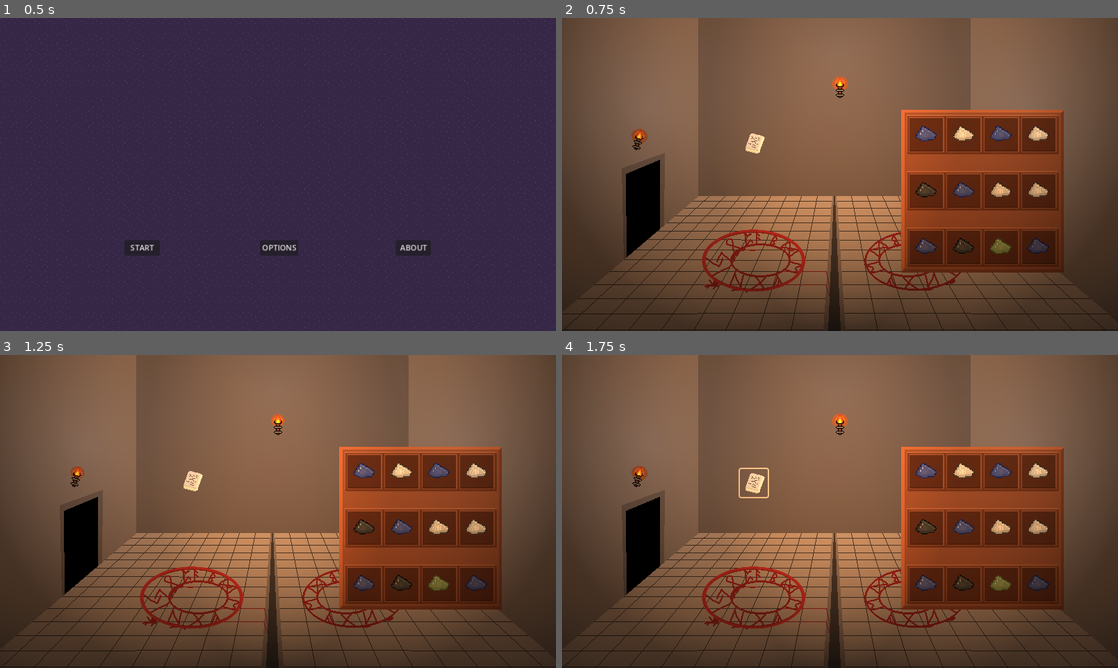
Above: before the commit, frames 1-4 (two rows, left to right).
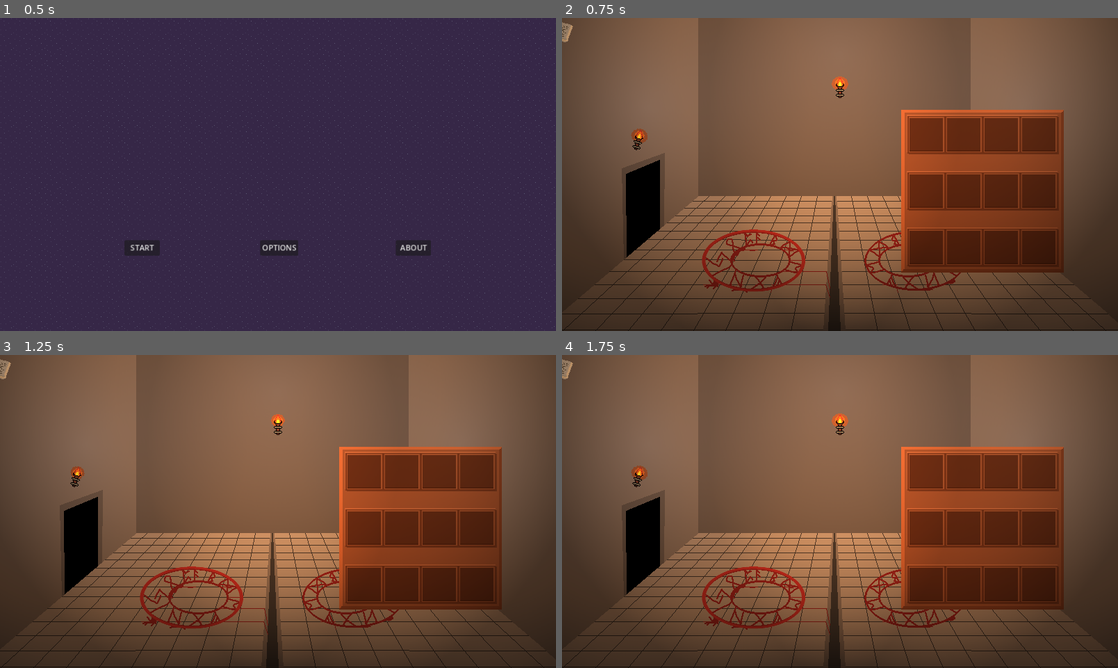
Above: after the commit, the same moments.

Repository: lewis785/ludum-dare-55
Game: Godot game, scene res://scenes/levels/main_menu.tscn
Two runs of this game, one before a commit and one after it. Both use one fixed random seed, a clock stepped at 60 frames per second and the inputs below.
Inputs (mouse positions are in pixels of both pictures, inside the frame that each line leads up to):
- Up to frame 1 (0.5 s): no input
- Up to frame 2 (0.75 s): click "START" at 0.5 s
- Up to frame 3 (1.25 s): no input
- Up to frame 4 (1.75 s): click (756, 480) at 1.27 s

Frame 1 is identical in both runs. In frame 2, 1.6% of the frame differs, in the area x 0-88%, y 1-76%; in frame 3, 1.6%; in frame 4, 1.7%.
Error after the commit: Parse Error: Could not find type "SummoningCircle" in the current scope. (res://scenes/ui/storage.gd:4)

Commit message:
FIX summon not having correct attributes

Diff:
--- a/scenes/components/character/character.gd
+++ b/scenes/components/character/character.gd
@@ -22,7 +22,6 @@
 
 
 func _on_health_component_damaged(damage):
-	#prints(str(animated_sprite_2d.get_frame().get_size()))
 	var text = FLOATING_LABEL.instantiate()
 	text.amount = damage
 	text.position.x = 50
--- a/scenes/items/summoning_circle.gd
+++ b/scenes/items/summoning_circle.gd
@@ -1,10 +1,6 @@
 extends Area2D
 
-class_name SummoningCircle
-
-@export var output_stats: AttributesComponent
 @export var ingredients_cap : int = 5
-
 @export var summon_scene : PackedScene
 
 var ingredients = []
@@ -12,14 +8,6 @@
 # Called when the node enters thegit c scene tree for the first time.
 func _ready():
 	ingredients.clear()
-	clear_stats()
-
-func clear_stats():
-	output_stats.defence = 0
-	output_stats.luck = 0
-	output_stats.speed = 0
-	output_stats.strength = 0
-	output_stats.vitality = 0
 
 func is_summonable():
 	print(ingredients.size())
@@ -41,19 +29,17 @@
 	for ingr : Ingredient in ingredients:
 		stats[ingr.type] += ingr.potency
 
-	output_stats.defence = stats[0]
-	output_stats.luck = stats[1]
-	output_stats.speed = stats[2]
-	output_stats.strength = stats[3]
-	output_stats.vitality = stats[4]
-
 	var summon: Character = summon_scene.instantiate()
-	prints(stats)
-
 
 	# Summon creature with new stats
 	summon.position = position
-	summon.attributes_component = output_stats
+	var attributes = summon.get_node("AttributesComponent")
+	attributes.defence = stats[0]
+	attributes.luck = stats[1]
+	attributes.speed = stats[2]
+	attributes.strength = stats[3]
+	attributes.vitality = stats[4]
+
 	summon.add_to_group("summon")
 	add_sibling(summon)
 
--- a/scenes/items/summoning_circle.tscn
+++ b/scenes/items/summoning_circle.tscn
@@ -7,9 +7,8 @@
 [sub_resource type="CircleShape2D" id="CircleShape2D_ble8y"]
 radius = 149.0
 
-[node name="SummoningCircle" type="Area2D" node_paths=PackedStringArray("output_stats")]
+[node name="SummoningCircle" type="Area2D"]
 script = ExtResource("1_6a87h")
-output_stats = NodePath("AttributesComponent")
 
 [node name="Sprite2D" type="Sprite2D" parent="."]
 texture = ExtResource("2_e4xd4")
